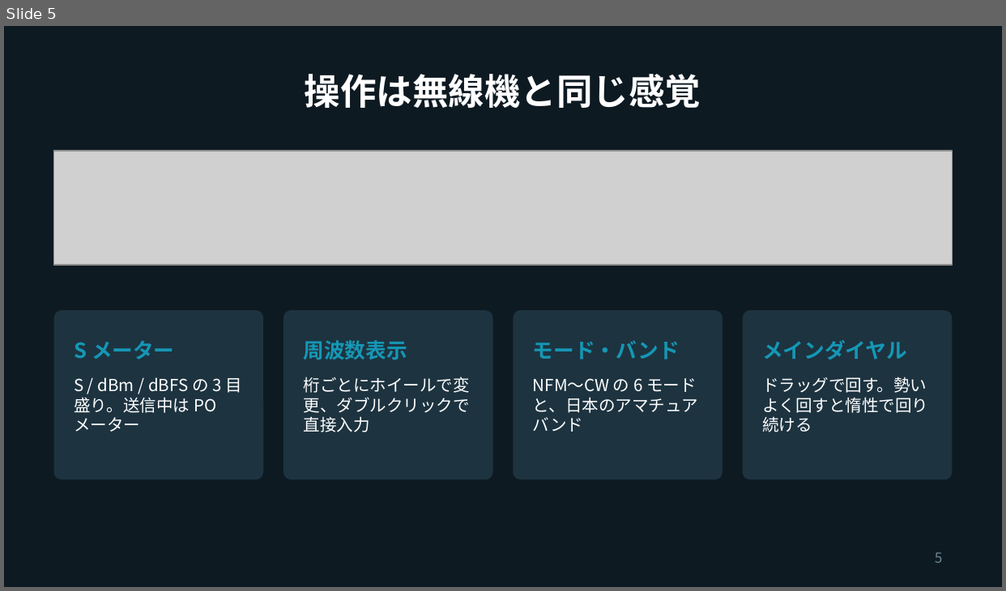
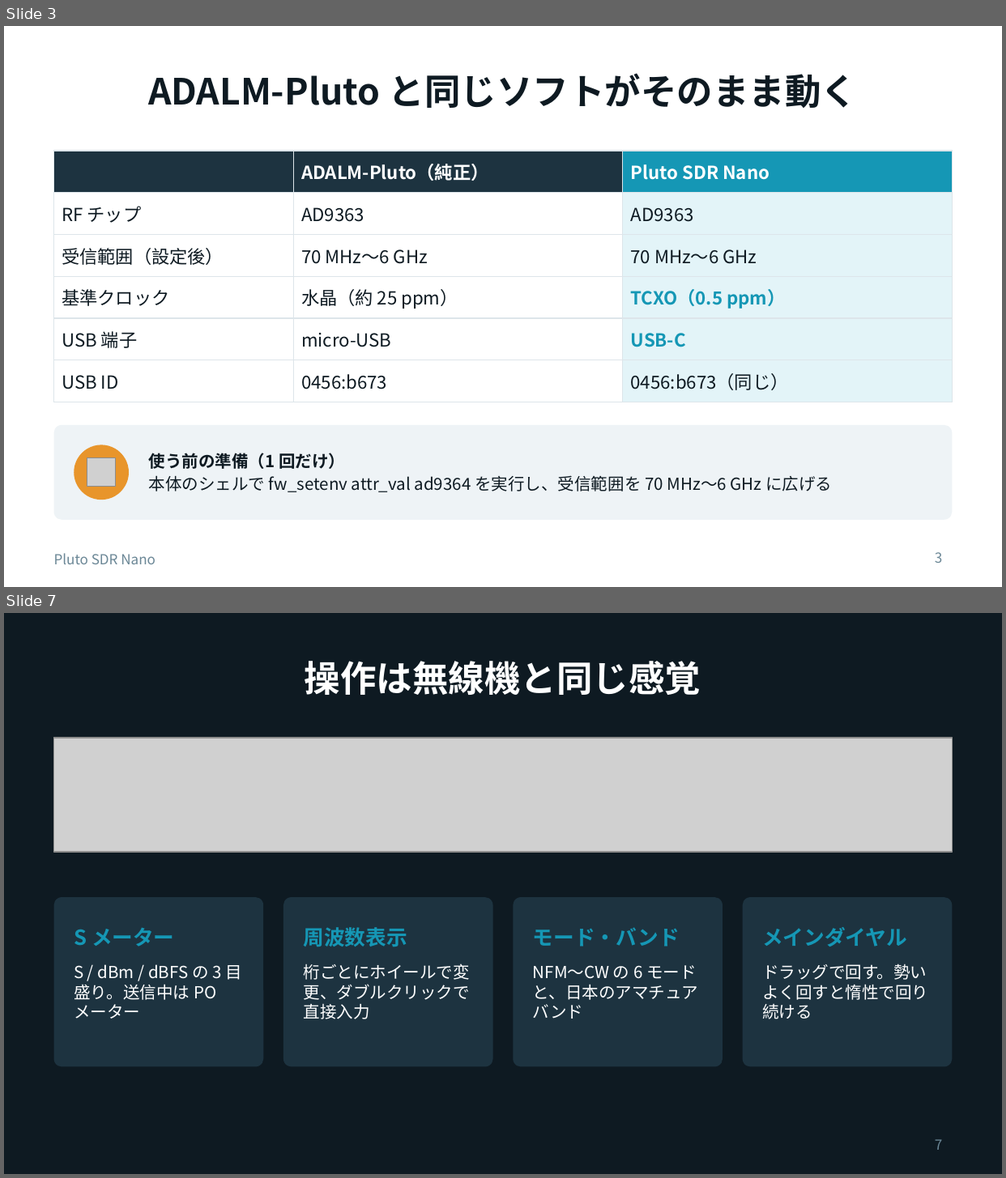
Before and after one commit to pokibon3/PlutoNano, a slide deck: docs/PlutoNano_presentation.pptx. Shown one above the other, each under a label of ours: slide 5 before the commit, slides 3 and 7 after it; the slides between them are not shown. The pictures are 1006x591 and 1006x1178 pixels, drawn with LibreOffice and Linux fonts; fonts in the diff are those of the drawing; grey boxes stand for pictures. Boxes give left, top, right and bottom in pixels: in the first picture for what was removed or moved away, otherwise in the second. Text is boxed around its words. In the diff, an @@ line names an element or a change of style, - is before the commit and + after.

```diff
--- a/docs/PlutoNano_presentation.pptx
+++ b/docs/PlutoNano_presentation.pptx
@@ slide 3 added at [4,26,1002,587], background #FFFFFF @@
@@ title added at [148,73,858,108], 26 pt, text #0E1A22, bold @@
+ADALM-Pluto と同じソフトがそのまま動く
@@ table added at [54,151,952,394], 6 rows, 3 columns @@
+ | ADALM-Pluto（純正） | Pluto SDR Nano
+RF チップ | AD9363 | AD9363
+受信範囲（設定後） | 70 MHz〜6 GHz | 70 MHz〜6 GHz
+基準クロック | 水晶（約 25 ppm） | TCXO（0.5 ppm）
+USB 端子 | micro-USB | USB-C
+USB ID | 0456:b673 | 0456:b673（同じ）
@@ rounded rectangle added at [54,425,952,520], fill #EEF3F6 @@
@@ ellipse added at [74,445,129,500], fill #E8952B @@
@@ picture added at [87,458,116,487] @@
@@ text added at [149,453,832,493], 12 pt, text #0E1A22 @@
+使う前の準備（1 回だけ）
+本体のシェルで fw_setenv attr_val ad9364 を実行し、受信範囲を 70 MHz〜6 GHz に広げる
@@ text added at [54,553,155,565], 10 pt, text #6B8796 @@
+Pluto SDR Nano
@@ page number added at [935,552,943,563], 10 pt, text #6B8796 @@
+3
@@ what was slide 5 is now slide 7 @@
@@ page number at [935,1139,943,1150]: text changed @@
-5
+7
```
Also in this commit, not shown: 9 slides changed, 1 other slide added, 11 other files.
